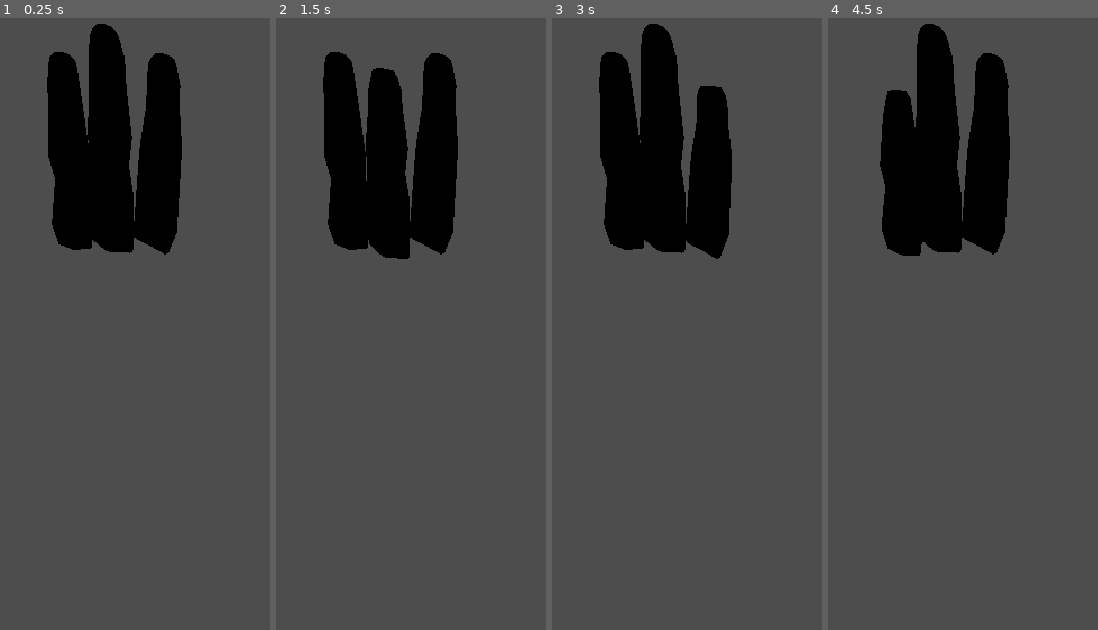
Above: before the commit, frames 1-4 (left to right).
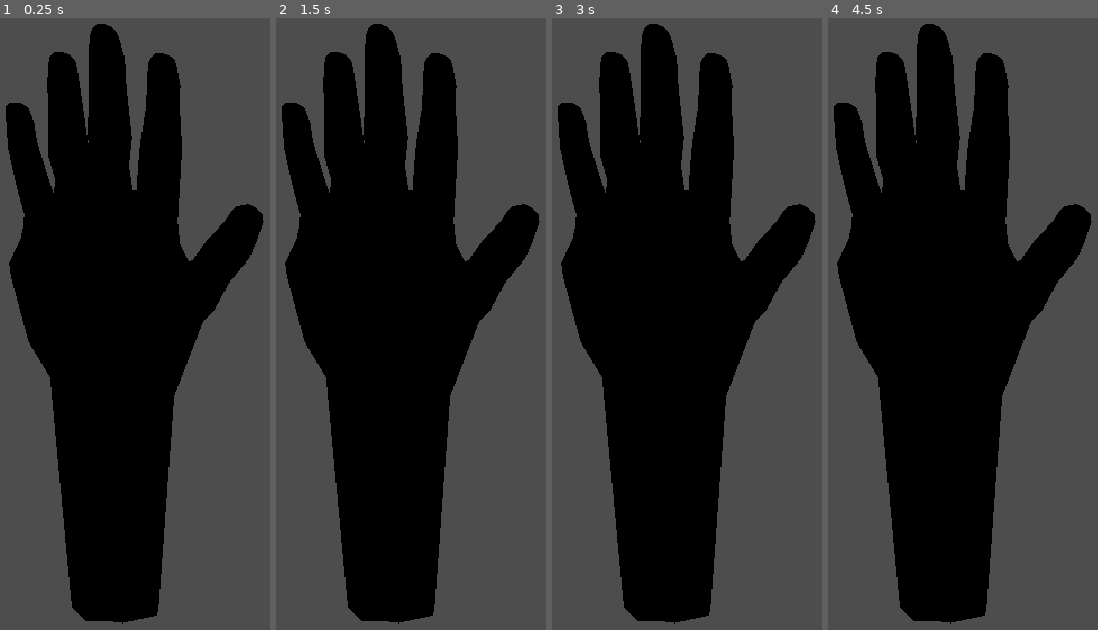
Above: after the commit, the same moments.

Repository: itaisinger/FingerGame
Game: Godot game, scene res://Scenes/itai stuff/hand.tscn
Two runs of this game, one before a commit and one after it. Both use one fixed random seed, a clock stepped at 60 frames per second and the inputs below. This scene is started directly instead of the project's main scene.
Inputs (mouse positions are in pixels of both pictures, inside the frame that each line leads up to):
- Up to frame 1 (0.25 s): no input
- Up to frame 2 (1.5 s): tap Enter at 0.5 s; move the mouse to (outside the picture) at 0.52 s; hold P (RunnerRightButton) 0.53-1.28 s; tap E (MoleButton_1) at 0.6 s; click (outside the picture) at 0.67 s; tap R (MoleButton_2) at 0.8, 1.35 s; tap Space at 1.25 s; move the mouse to (outside the picture) at 1.27 s; hold O (RunnerLeftButton) from 1.28 s (still down)
- Up to frame 3 (3 s): tap V (MoleButton_3) at 1.55, 2.1 s; tap Enter at 2 s; move the mouse to (751, 146) at 2.02 s; release O (RunnerLeftButton) at 2.03 s; hold P (RunnerRightButton) from 2.03 s (still down); tap E (MoleButton_1) at 2.3, 2.85 s; tap Space at 2.75 s; move the mouse to (630, 434) at 2.77 s; click (630, 434) at 2.92 s
- Up to frame 4 (4.5 s): tap R (MoleButton_2) at 3.05, 3.6 s; tap Enter at 3.5 s; move the mouse to (outside the picture) at 3.52 s; release P (RunnerRightButton) at 3.53 s; hold O (RunnerLeftButton) from 3.53 s (still down); tap V (MoleButton_3) at 3.8, 4.35 s; tap Space at 4.25 s; move the mouse to (outside the picture) at 4.27 s

The runs differ from the first frame. In frame 1, 34% of the frame differs, in the area x 2-98%, y 13-100%; in frame 2, 35%, in the area x 2-98%, y 0-100%; in frame 3, 35%; in frame 4, 35%.

Commit message:
hand in godot

Diff:
--- /dev/null
+++ b/finger-game/Scenes/itai stuff/finger 1.tscn
@@ -0,0 +1,16 @@
+[gd_scene format=3 uid="uid://b1j30i5chvbil"]
+
+[ext_resource type="PackedScene" uid="uid://c3lnhymaqyaom" path="res://assets/finger 1.glb" id="1_nv5ii"]
+[ext_resource type="Script" uid="uid://btc55x5lc3ep8" path="res://Scenes/itai stuff/finger_anim.gd" id="2_cwggy"]
+
+[node name="finger 1" unique_id=825521593 instance=ExtResource("1_nv5ii")]
+script = ExtResource("2_cwggy")
+
+[node name="Armature_003" parent="." index="0" unique_id=1870746823]
+transform = Transform3D(0.16149175, 0, 0, 0, 0.16149175, 0, 0, 0, 0.16149175, -0.016966704, 0.06851952, -0.037467714)
+
+[node name="Skeleton3D" parent="Armature_003" index="0" unique_id=1170421474]
+bones/0/position = Vector3(0, 0, 0)
+bones/0/rotation = Quaternion(-0.41224334, 0.025448205, 0.05611309, 0.908988)
+bones/1/rotation = Quaternion(0.13178182, -0.016208436, -0.0009183615, 0.9911459)
+bones/2/rotation = Quaternion(0.1620366, -0.023911979, 0.024719516, 0.98618525)
--- /dev/null
+++ b/finger-game/Scenes/itai stuff/finger 2.tscn
@@ -0,0 +1,7 @@
+[gd_scene format=3 uid="uid://brdp6e03ylmmi"]
+
+[ext_resource type="PackedScene" uid="uid://b2x58ps8uruae" path="res://assets/finger 2.glb" id="1_sslg4"]
+[ext_resource type="Script" uid="uid://btc55x5lc3ep8" path="res://Scenes/itai stuff/finger_anim.gd" id="2_nv5ii"]
+
+[node name="finger 2" unique_id=1922095107 instance=ExtResource("1_sslg4")]
+script = ExtResource("2_nv5ii")
--- a/finger-game/Scenes/itai stuff/finger_2.tscn
+++ /dev/null
@@ -1,13 +0,0 @@
-[gd_scene format=3 uid="uid://dtfkn6jkonib2"]
-
-[ext_resource type="PackedScene" uid="uid://cxnw1pyb0tv05" path="res://assets/finger2.glb" id="1_j8thf"]
-[ext_resource type="Script" uid="uid://btc55x5lc3ep8" path="res://Scenes/itai stuff/finger_anim.gd" id="2_k77nd"]
-
-[node name="finger2" unique_id=854572984 instance=ExtResource("1_j8thf")]
-script = ExtResource("2_k77nd")
-speed = 12.0
-
-[node name="Skeleton3D" parent="Armature" parent_id_path=PackedInt32Array(2075343754) index="0" unique_id=916924543]
-bones/0/rotation = Quaternion(-0.046415165, -0.0008931108, -0.020373123, 0.9987141)
-bones/1/rotation = Quaternion(0.03950682, 0.0009480448, 0.01577598, 0.9990943)
-bones/2/rotation = Quaternion(0.0069089504, -0.00020312057, 0.036606316, 0.99930596)
--- a/finger-game/Scenes/itai stuff/finger_3.tscn
+++ b/finger-game/Scenes/itai stuff/finger_3.tscn
@@ -1,8 +1,7 @@
 [gd_scene format=3 uid="uid://bpe26gd2qsvkn"]
 
 [ext_resource type="PackedScene" uid="uid://c1ce0jvb1om5x" path="res://assets/finger 3.glb" id="1_wmwfy"]
-[ext_resource type="Script" uid="uid://btc55x5lc3ep8" path="res://Scenes/itai stuff/finger_anim.gd" id="2_m407q"]
+[ext_resource type="Script" uid="uid://cprg60pluh472" path="res://finger_31.gd" id="2_wmwfy"]
 
-[node name="finger 32" unique_id=2140564075 instance=ExtResource("1_wmwfy")]
-script = ExtResource("2_m407q")
-index = "finger3"
+[node name="finger 3" unique_id=1722894744 instance=ExtResource("1_wmwfy")]
+script = ExtResource("2_wmwfy")
--- a/finger-game/Scenes/itai stuff/finger_4.tscn
+++ /dev/null
@@ -1,7 +0,0 @@
-[gd_scene format=3 uid="uid://d0xy16kstumub"]
-
-[ext_resource type="PackedScene" uid="uid://clo6tnee808se" path="res://assets/finger 4.glb" id="1_o6onf"]
-[ext_resource type="Script" uid="uid://btc55x5lc3ep8" path="res://Scenes/itai stuff/finger_anim.gd" id="2_4j725"]
-
-[node name="finger 42" unique_id=648884565 instance=ExtResource("1_o6onf")]
-script = ExtResource("2_4j725")
--- a/finger-game/Scenes/itai stuff/finger_anim.gd
+++ b/finger-game/Scenes/itai stuff/finger_anim.gd
@@ -1,9 +1,10 @@
 extends Node3D
 
 @onready var anim_player = $AnimationPlayer
-var anim_name = "press" # Update to match your animation name in Godot
+var anim_name = "press3" # Update to match your animation name in Godot
 var anim_length = 0.0
 var progress = 0.0
+
 @export var speed = 12.0 # Adjust this to change how fast it presses/releases
 @export var index = "finger2"
 
--- a/finger-game/Scenes/itai stuff/hand.tscn
+++ b/finger-game/Scenes/itai stuff/hand.tscn
@@ -1,21 +1,44 @@
 [gd_scene format=3 uid="uid://ccdv0tkot24ta"]
 
-[ext_resource type="PackedScene" uid="uid://dtfkn6jkonib2" path="res://Scenes/itai stuff/finger_2.tscn" id="1_610yf"]
-[ext_resource type="Script" uid="uid://c2nxj06j4uaxe" path="res://Scenes/itai stuff/hand_script.gd" id="1_mn63p"]
+[ext_resource type="PackedScene" uid="uid://dgppqhsewprky" path="res://assets/hand palm.glb" id="2_610yf"]
 [ext_resource type="PackedScene" uid="uid://bpe26gd2qsvkn" path="res://Scenes/itai stuff/finger_3.tscn" id="2_mn63p"]
-[ext_resource type="PackedScene" uid="uid://d0xy16kstumub" path="res://Scenes/itai stuff/finger_4.tscn" id="4_8utaf"]
+[ext_resource type="PackedScene" uid="uid://brdp6e03ylmmi" path="res://Scenes/itai stuff/finger 2.tscn" id="2_y6t2t"]
+[ext_resource type="PackedScene" uid="uid://clo6tnee808se" path="res://assets/finger 4.glb" id="4_0fcll"]
+[ext_resource type="Script" uid="uid://btc55x5lc3ep8" path="res://Scenes/itai stuff/finger_anim.gd" id="5_5k6su"]
+[ext_resource type="PackedScene" uid="uid://yd1mlgsqcese" path="res://assets/finger 5.glb" id="6_71v7i"]
+[ext_resource type="PackedScene" uid="uid://c3lnhymaqyaom" path="res://assets/finger 1.glb" id="7_1adxn"]
+
+[sub_resource type="GDScript" id="GDScript_7aret"]
+script/source = "extends Node3D
+
+
+# Called when the node enters the scene tree for the first time.
+func _ready() -> void:
+	pass # Replace with function body.
+
+
+# Called every frame. 'delta' is the elapsed time since the previous frame.
+func _process(delta: float) -> void:
+	pass
+"
 
 [node name="Hand" type="Node3D" unique_id=166837078]
-script = ExtResource("1_mn63p")
-
-[node name="finger 2" parent="." unique_id=854572984 instance=ExtResource("1_610yf")]
-index = "MoleButton_1"
-
-[node name="finger 3" parent="." unique_id=2140564075 instance=ExtResource("2_mn63p")]
-index = "MoleButton_2"
+script = SubResource("GDScript_7aret")
 
 [node name="Camera3D" type="Camera3D" parent="." unique_id=487927134]
 transform = Transform3D(-4.371139e-08, 0, 1, 0, 1, 0, -1, 0, -4.371139e-08, 0.475022, 0, 0)
 
-[node name="finger 4" parent="." unique_id=648884565 instance=ExtResource("4_8utaf")]
-index = "MoleButton_3"
+[node name="hand palm" parent="." unique_id=116127469 instance=ExtResource("2_610yf")]
+
+[node name="finger 2" parent="." unique_id=1922095107 instance=ExtResource("2_y6t2t")]
+
+[node name="finger 3" parent="." unique_id=1722894744 instance=ExtResource("2_mn63p")]
+
+[node name="finger 4" parent="." unique_id=1909896133 instance=ExtResource("4_0fcll")]
+script = ExtResource("5_5k6su")
+
+[node name="finger 5" parent="." unique_id=888112693 instance=ExtResource("6_71v7i")]
+script = ExtResource("5_5k6su")
+
+[node name="finger 1" parent="." unique_id=825521593 instance=ExtResource("7_1adxn")]
+script = ExtResource("5_5k6su")
--- a/finger-game/Scenes/itai stuff/hand_script.gd
+++ /dev/null
@@ -1,11 +0,0 @@
-extends Node3D
-
-
-# Called when the node enters the scene tree for the first time.
-func _ready() -> void:
-	pass # Replace with function body.
-
-
-# Called every frame. 'delta' is the elapsed time since the previous frame.
-func _process(delta: float) -> void:
-	pass
--- a/finger-game/Scenes/itai stuff/itai-stuff.tscn
+++ /dev/null
@@ -1,3 +0,0 @@
-[gd_scene format=3 uid="uid://wu7d3xemtv78"]
-
-[node name="ItaiStuff" type="Node3D" unique_id=623735274]
--- a/finger-game/finger_3.gd
+++ /dev/null
@@ -1,11 +0,0 @@
-extends "res://Scenes/itai stuff/finger_anim.gd"
-
-
-# Called when the node enters the scene tree for the first time.
-func _ready() -> void:
-	pass # Replace with function body.
-
-
-# Called every frame. 'delta' is the elapsed time since the previous frame.
-func _process(delta: float) -> void:
-	pass
Not shown, removed: finger-game/Scenes/itai stuff/hand_script.gd.uid
Binary file added: finger-game/assets/finger 1.glb
Not shown, added: finger-game/assets/finger 1.glb.import
Binary file added: finger-game/assets/finger 1_hand tex.png
Not shown, added: finger-game/assets/finger 1_hand tex.png.import
Binary file added: finger-game/assets/finger 2.glb
Not shown, added: finger-game/assets/finger 2.glb.import
Binary file added: finger-game/assets/finger 2_hand tex.png
Not shown, added: finger-game/assets/finger 2_hand tex.png.import
Binary file changed: finger-game/assets/finger 3.glb
Binary file added: finger-game/assets/finger 3_hand tex.png
Not shown, added: finger-game/assets/finger 3_hand tex.png.import
(and 15 more such lines)
